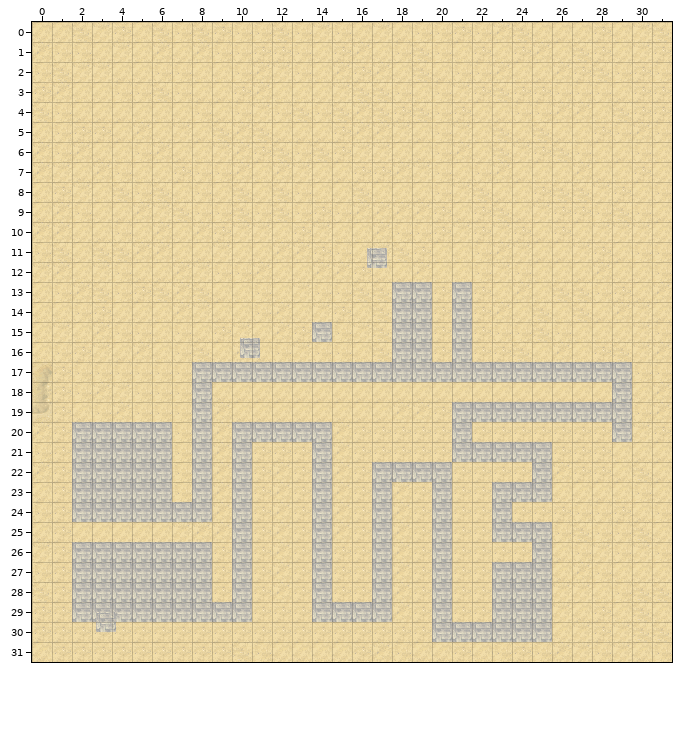
A Tiled map gets an edit: android/assets/maps/32/level0.tmx. Above, as it was before the edit.
Cells are 32x32 px. Shown: x 0..31, y 0..31.
And afterwards:
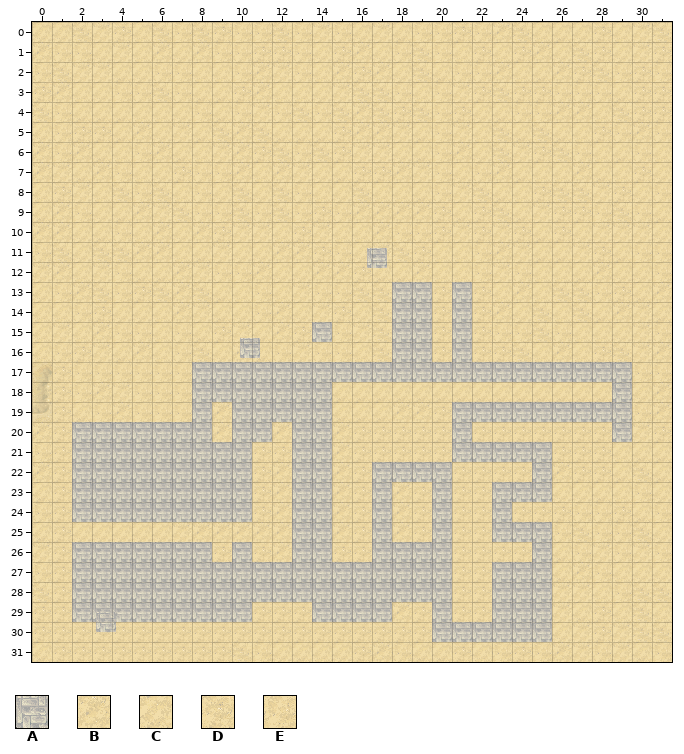
Key: from "ground_tiles": A 67 "0", B 106 "0", C 107 "0", D 108 "0", E 148 "0".
_ is an empty cell.
Change:
Layer "Tile Layer 1":
y 18: x 9..14 CCCCCC -> AAAAAA
y 19: x 10..14 CCCCC -> AAAAA
y 20: x 7 E -> A; x 12 A -> B
y 21..23: x 7 E -> A; x 9 B -> A; x 13 D -> A
y 24: x 9 B -> A; x 13 D -> A
y 25: x 10..11 AD -> BB; x 13 D -> A
y 26: x 13 D -> A; x 18..19 BD -> AA
y 27..28: x 9 D -> A; x 11..13 DBD -> AAA; x 15..16 DD -> AA; x 18..19 BD -> AA
